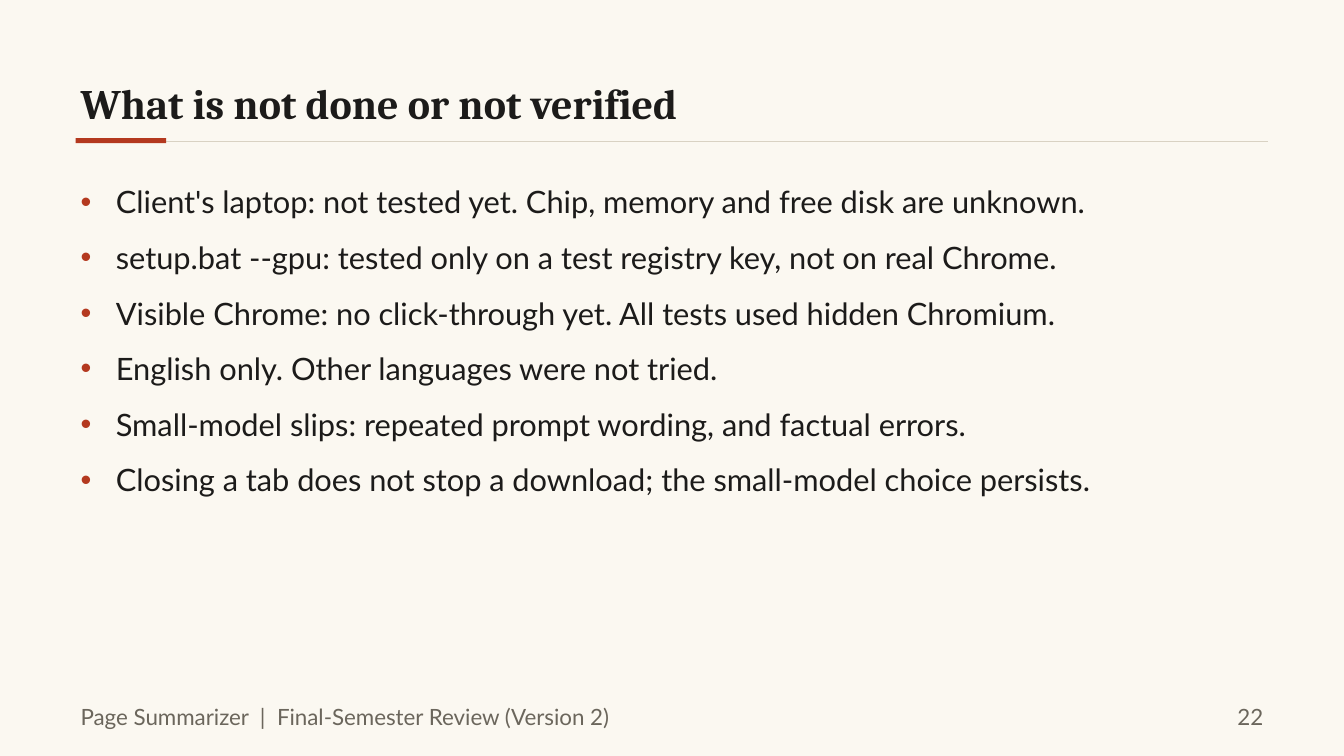
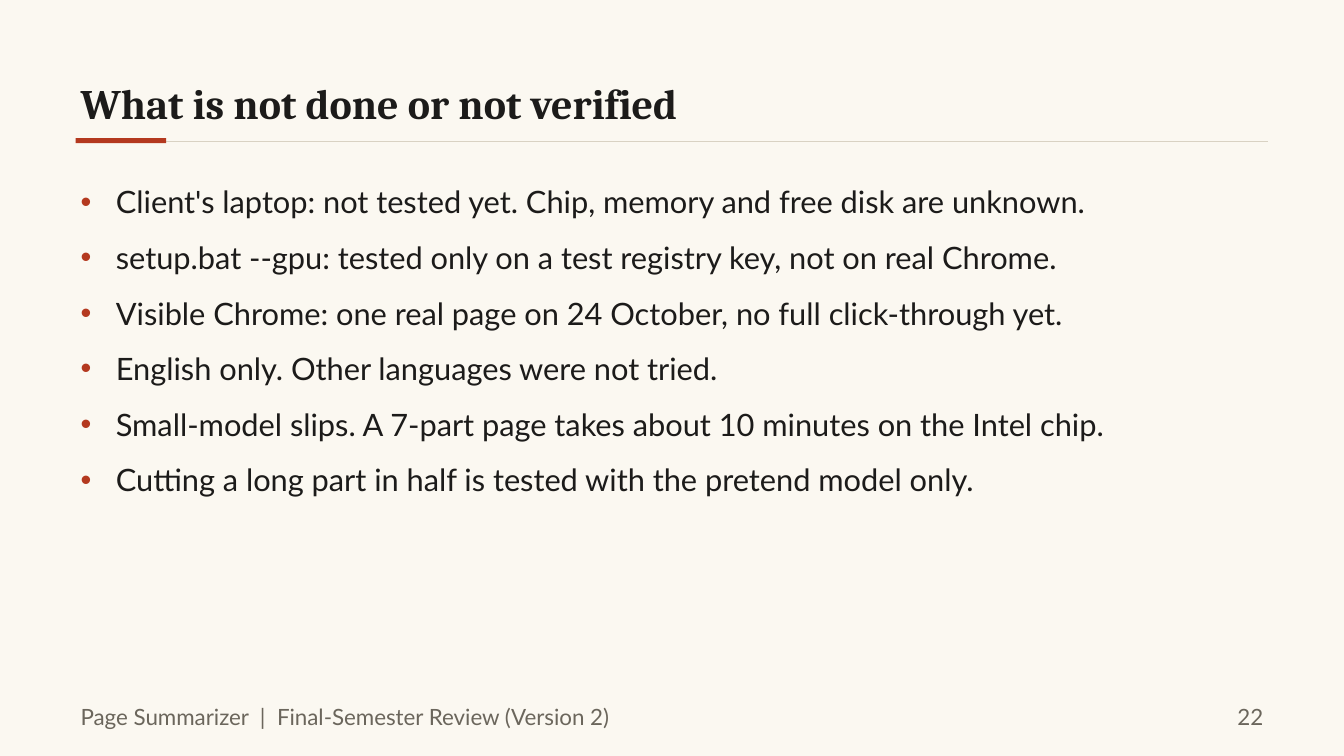
Before and after one commit to Vickey-vijay/DISSCO_web-page-summarizer, a slide deck: slide 22 of finalsem/docs/ppt/FinalSem_Deck.pptx. Drawn at 1344x756 pixels with LibreOffice and Linux fonts; fonts in the diff are those of the drawing. Boxes give left, top, right and bottom in pixels: in the first picture for what was removed or moved away, otherwise in the second. Text is boxed around its words. In the diff, an @@ line names an element or a change of style, - is before the commit and + after.

```diff
--- a/finalsem/docs/ppt/FinalSem_Deck.pptx
+++ b/finalsem/docs/ppt/FinalSem_Deck.pptx
@@ text at [116, 302, 1063, 331]: text changed @@
-• Visible Chrome: no click-through yet. All tests used hidden Chromium.
+• Visible Chrome: one real page on 24 October, no full click-through yet.
@@ text at [116, 413, 1104, 497]: text changed @@
-• Small-model slips: repeated prompt wording, and factual errors.
-• Closing a tab does not stop a download; the small-model choice persists.
+• Small-model slips. A 7-part page takes about 10 minutes on the Intel chip.
+• Cutting a long part in half is tested with the pretend model only.
```
Also in this commit, not shown: 2 other slides changed, 40 other files.
